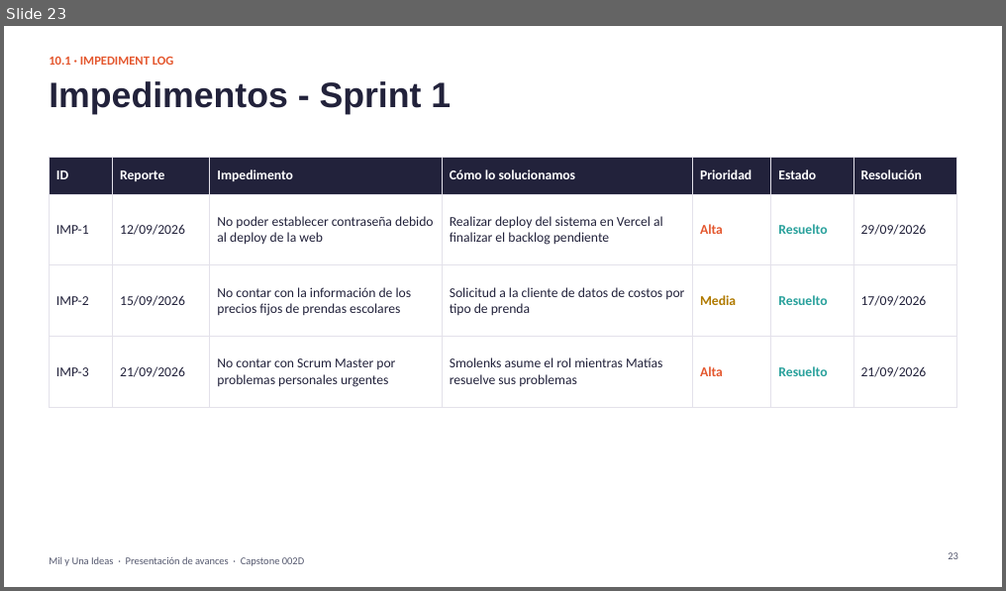
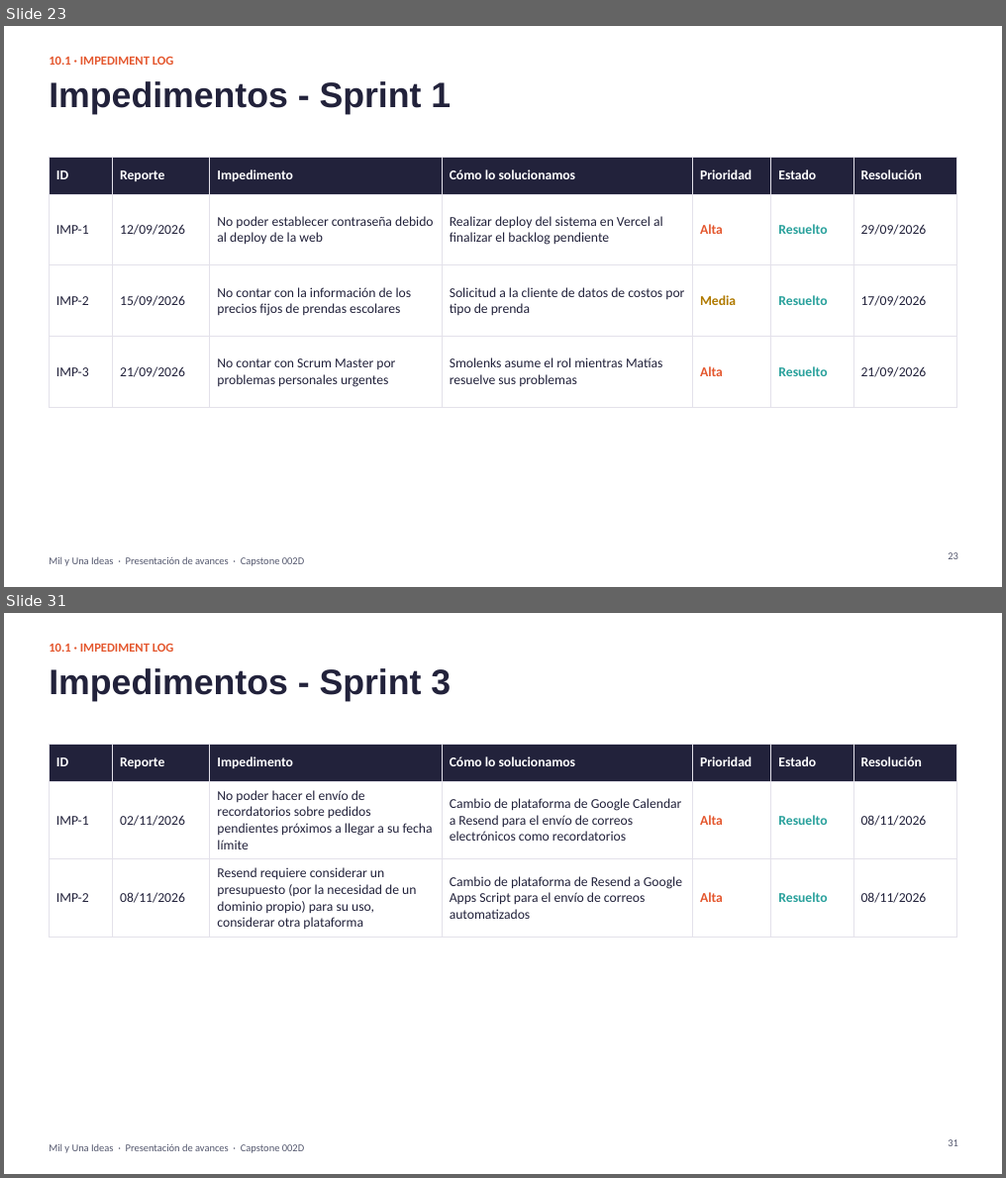
Before and after one commit to smaravena/Capstone_002D_Grupo_10, a slide deck: Fase 2/Evidencias Proyecto/Presentación Proyecto.pptx. Shown one above the other, each under a label of ours: slide 23 before the commit, slides 23 and 31 after it; the slides between them are not shown. The pictures are 1006x591 and 1006x1178 pixels, drawn with LibreOffice and Linux fonts; fonts in the diff are those of the drawing. Boxes give left, top, right and bottom in pixels: in the first picture for what was removed or moved away, otherwise in the second. Text is boxed around its words. In the diff, an @@ line names an element or a change of style, - is before the commit and + after.

```diff
--- a/Fase 2/Evidencias Proyecto/Presentación Proyecto.pptx
+++ b/Fase 2/Evidencias Proyecto/Presentación Proyecto.pptx
@@ slide 31 added at [4,613,1002,1174], background #FFFFFF; not listed: 1 template element that a slide beside it also shows @@
@@ text added at [49,643,174,652], 12 pt, text #E4572E, bold @@
+10.1 · IMPEDIMENT LOG
@@ title added at [49,668,450,701], 34 pt, text #22223B, bold @@
+Impedimentos - Sprint 3
@@ table added at [49,744,957,989], 3 rows, 7 columns @@
+ID | Reporte | Impedimento | Cómo lo solucionamos | Prioridad | Estado | Resolución
+IMP-1 | 02/11/2026 | No poder hacer el envío de recordatorios sobre pedidos pendientes próximos a llegar a su fecha límite | Cambio de plataforma de Google Calendar a Resend para el envío de correos electrónicos como recordatorios | Alta | Resuelto | 08/11/2026
+IMP-2 | 08/11/2026 | Resend requiere considerar un presupuesto (por la necesidad de un dominio propio) para su uso, considerar otra plataforma | Cambio de plataforma de Resend a Google Apps Script para el envío de correos automatizados | Alta | Resuelto | 08/11/2026
@@ page number added at [947,1140,958,1147], 10 pt, text #55596F @@
+31
```
Also in this commit, not shown: 8 slides changed, 4 other slides added, 1 slide removed, 8 other files.
